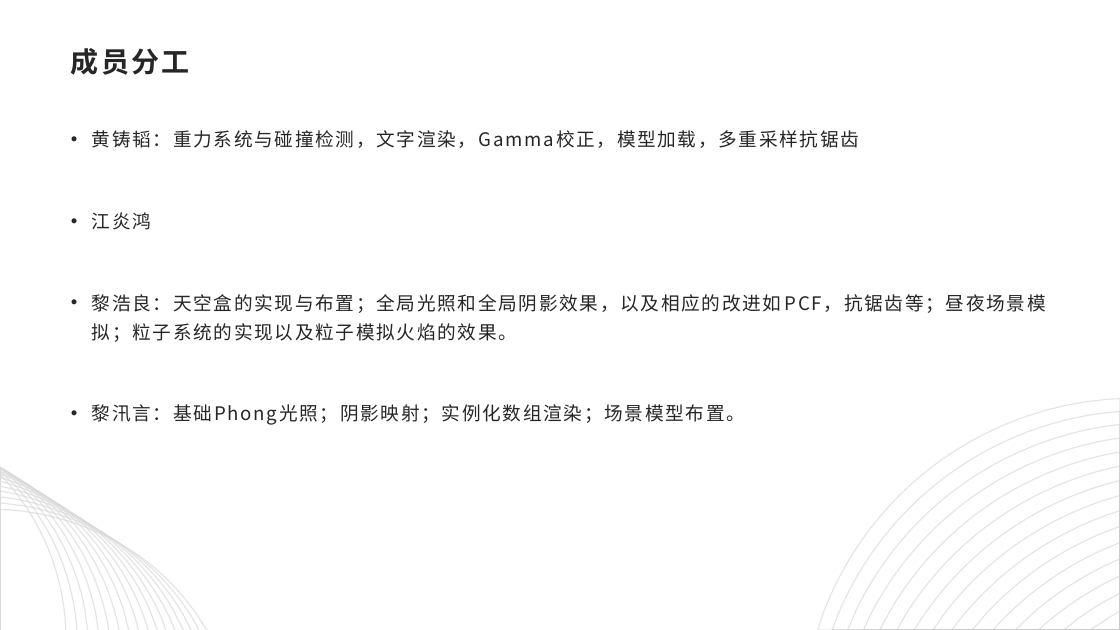
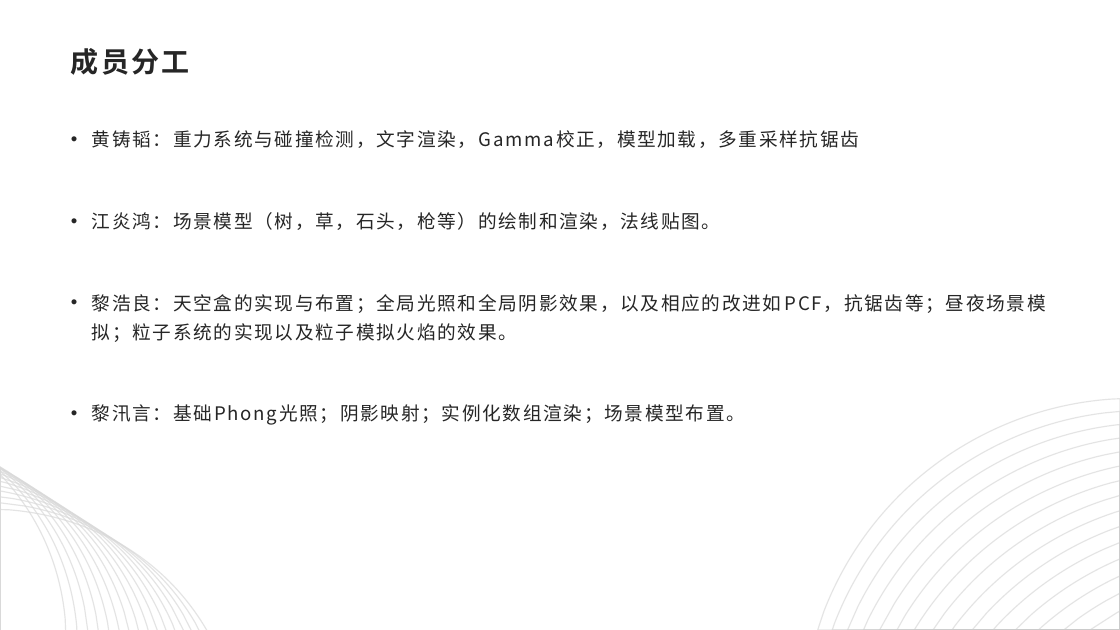
Before and after one commit to computer-graphic-2019/Group19, a slide deck: slide 5 of CG_final.pptx. Drawn at 1120x630 pixels with LibreOffice and Linux fonts; fonts in the diff are those of the drawing. Boxes give left, top, right and bottom in pixels: in the first picture for what was removed or moved away, otherwise in the second. Text is boxed around its words. In the diff, an @@ line names an element or a change of style, - is before the commit and + after.

```diff
--- a/CG_final.pptx
+++ b/CG_final.pptx
@@ text at bbox=[92, 212, 721, 230]: text changed @@
-• 江炎鸿
+• 江炎鸿：场景模型（树，草，石头，枪等）的绘制和渲染，法线贴图。
```
Also in this commit, not shown: 1 other slide changed.
